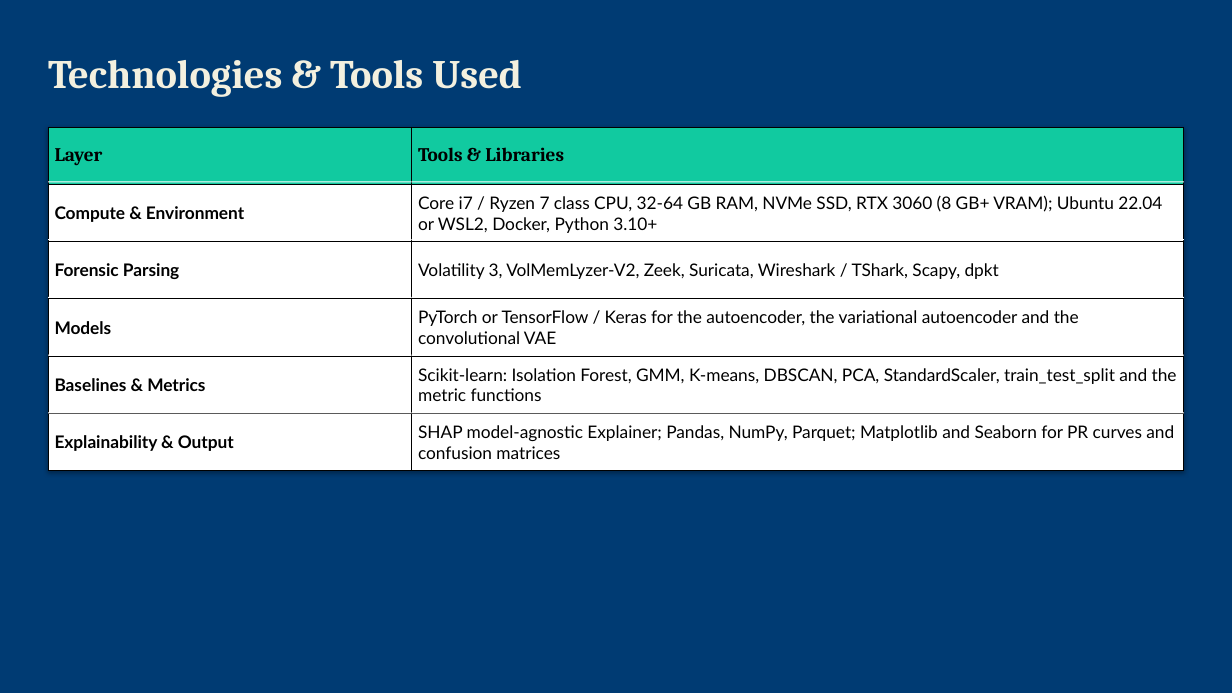
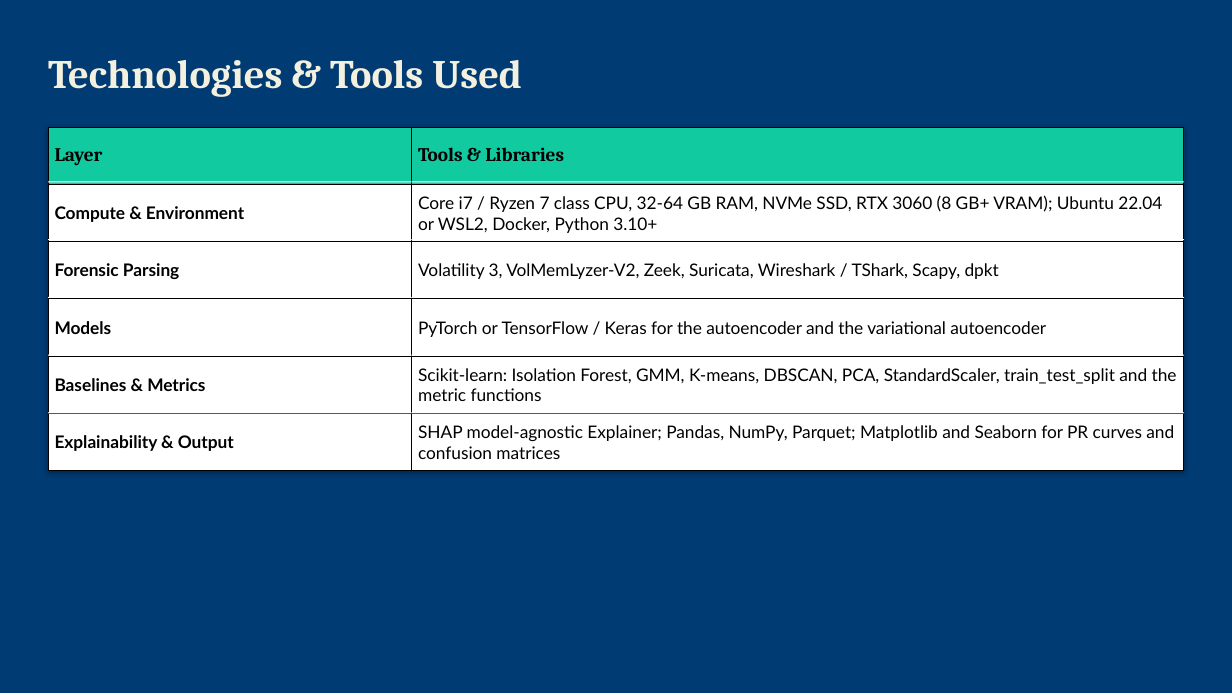
Before and after one commit to SoulDeplane/Probabilistic-Anomaly-Scoring, a slide deck: slide 9 of Writeup/PPT 1.pptx. Drawn at 1232x693 pixels with LibreOffice and Linux fonts; fonts in the diff are those of the drawing; background and template pictures are left out. Boxes give left, top, right and bottom in pixels: in the first picture for what was removed or moved away, otherwise in the second. Text is boxed around its words. In the diff, an @@ line names an element or a change of style, - is before the commit and + after.

```diff
--- a/Writeup/PPT 1.pptx
+++ b/Writeup/PPT 1.pptx
@@ table at <box>48,128,1185,471</box> @@
-row 4, column 2: PyTorch or TensorFlow / Keras for the autoencoder, the variational autoencoder and the convolutional VAE
+row 4, column 2: PyTorch or TensorFlow / Keras for the autoencoder and the variational autoencoder
```
Also in this commit, not shown: 8 other slides changed, 34 other files.
